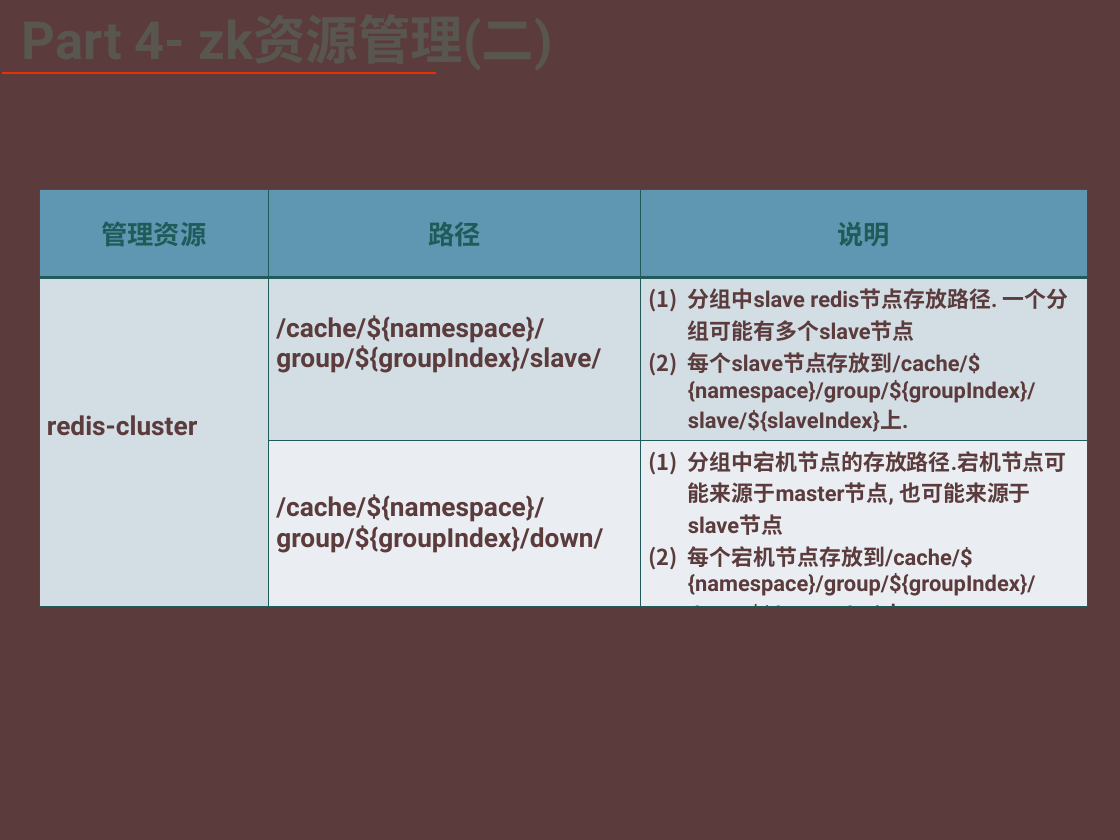
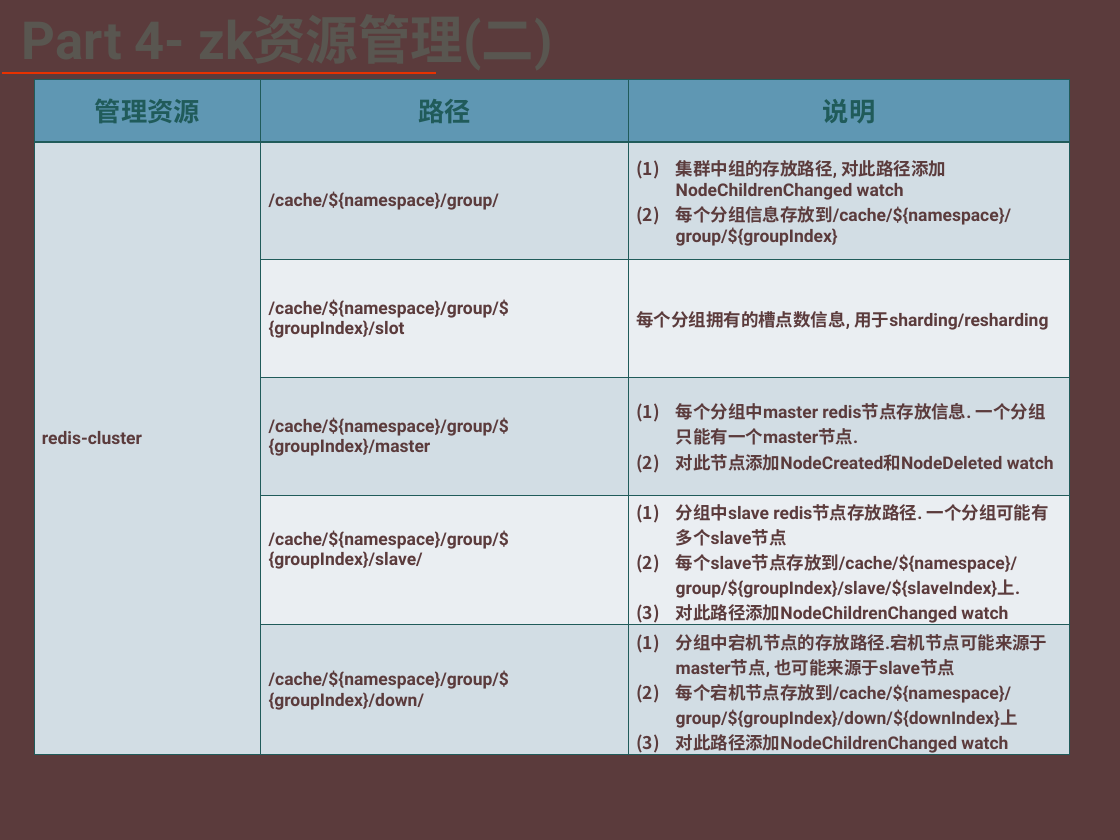
Before and after one commit to 18965050/-, a slide deck: slide 21 of 基于多数据库的分布式缓存系统方案设计.pptx (slide 20 before the commit). Drawn at 1120x840 pixels with LibreOffice and Linux fonts; fonts in the diff are those of the drawing; background and template pictures are left out. Boxes give left, top, right and bottom in pixels: in the first picture for what was removed or moved away, otherwise in the second. Text is boxed around its words. In the diff, an @@ line names an element or a change of style, - is before the commit and + after.

```diff
--- a/基于多数据库的分布式缓存系统方案设计.pptx
+++ b/基于多数据库的分布式缓存系统方案设计.pptx
@@ table at (x1=34, y1=79, x2=1070, y2=762) @@
-row 2: redis-cluster | /cache/${namespace}/group/${groupIndex}/slave/ | 分组中slave redis节点存放路径. 一个分组可能有多个slave节点 / 每个slave节点存放到/cache/${namespace}/group/${groupIndex}/slave/${slaveIndex}上.
-row 3:  | /cache/${namespace}/group/${groupIndex}/down/ | 分组中宕机节点的存放路径.宕机节点可能来源于master节点, 也可能来源于slave节点 / 每个宕机节点存放到/cache/${namespace}/group/${groupIndex}/down/${downIndex}上
+row 2: redis-cluster | /cache/${namespace}/group/ | 集群中组的存放路径, 对此路径添加NodeChildrenChanged watch / 每个分组信息存放到/cache/${namespace}/group/${groupIndex}
+row 3:  | /cache/${namespace}/group/${groupIndex}/slot | 每个分组拥有的槽点数信息, 用于sharding/resharding
+row 4:  | /cache/${namespace}/group/${groupIndex}/master | 每个分组中master redis节点存放信息. 一个分组只能有一个master节点. / 对此节点添加NodeCreated和NodeDeleted watch
+row 5:  | /cache/${namespace}/group/${groupIndex}/slave/ | 分组中slave redis节点存放路径. 一个分组可能有多个slave节点 / 每个slave节点存放到/cache/${namespace}/group/${groupIndex}/slave/${slaveIndex}上. / 对此路径添加NodeChildrenChanged watch
+row 6:  | /cache/${namespace}/group/${groupIndex}/down/ | 分组中宕机节点的存放路径.宕机节点可能来源于master节点, 也可能来源于slave节点 / 每个宕机节点存放到/cache/${namespace}/group/${groupIndex}/down/${downIndex}上 / 对此路径添加NodeChildrenChanged watch
@@ table resized from (x1=39, y1=190, x2=1087, y2=611) to (x1=34, y1=79, x2=1070, y2=762) @@
```
Also in this commit, not shown: 4 other slides changed, 19 slides added, 10 other files.
